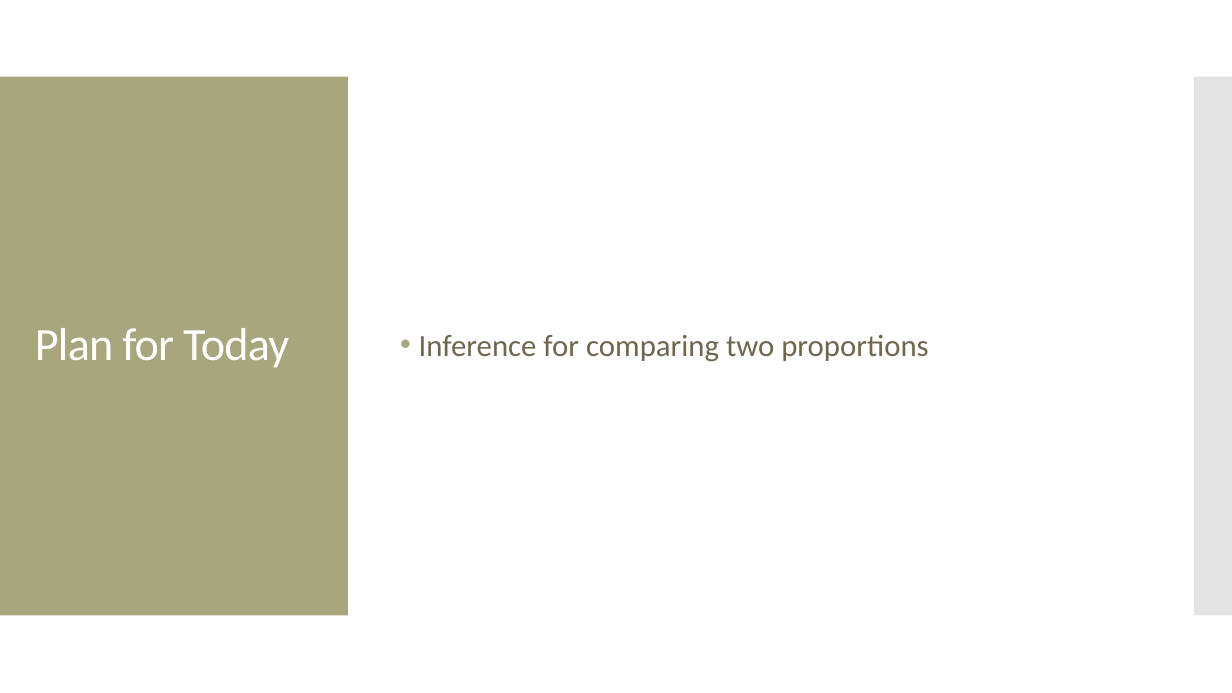
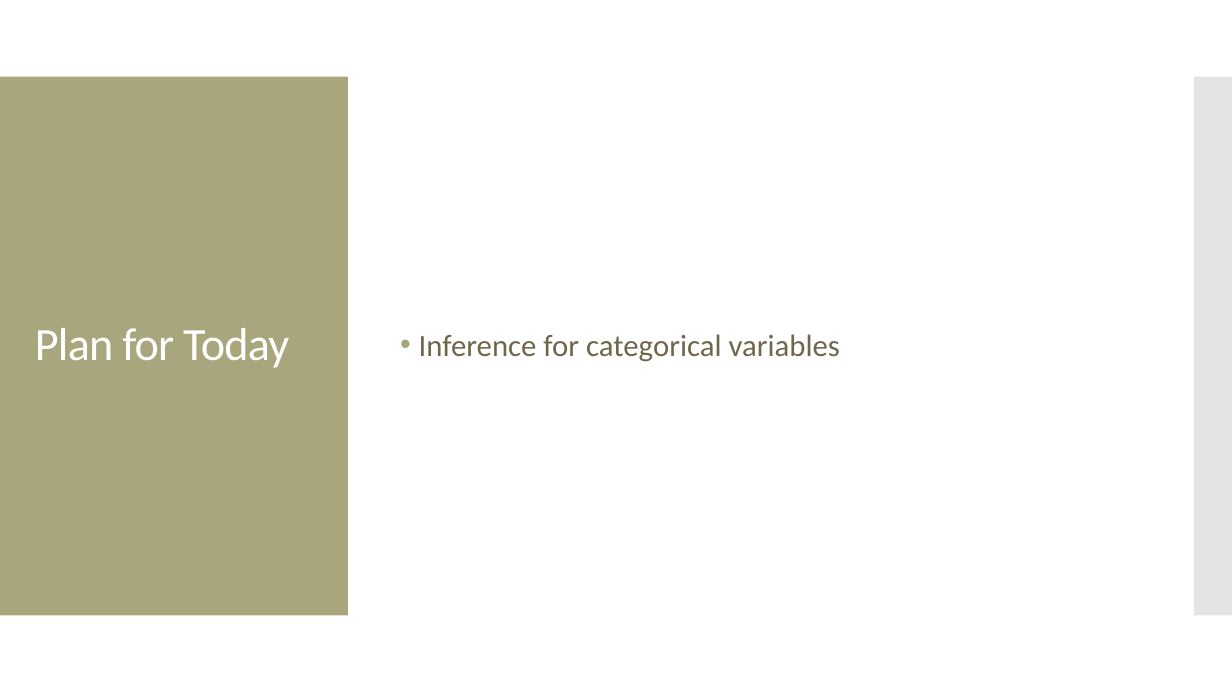
Before and after one commit to amosca01/MATH108-S24, a slide deck: slide 2 of slides/12-categorical-inference-pt2.pptx. Drawn at 1232x693 pixels with LibreOffice and Linux fonts; fonts in the diff are those of the drawing. Boxes give left, top, right and bottom in pixels: in the first picture for what was removed or moved away, otherwise in the second. Text is boxed around its words. In the diff, an @@ line names an element or a change of style, - is before the commit and + after.

```diff
--- a/slides/12-categorical-inference-pt2.pptx
+++ b/slides/12-categorical-inference-pt2.pptx
@@ text at [419,334,840,362]: text changed @@
-• Inference for comparing two proportions
+• Inference for categorical variables
```
Also in this commit, not shown: 4 other slides changed, 4 slides added, 20 slides removed, 2 other files.
